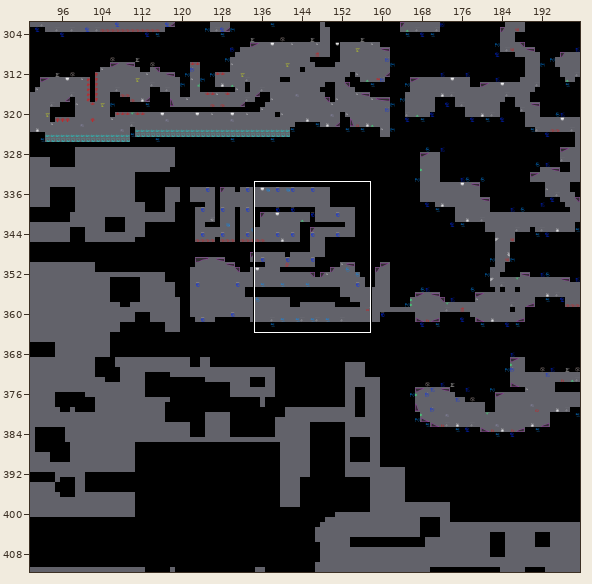
A Tiled map gets an edit: DownloadedData/TheCave.tmx. Above: a wide view before the commit, with the close-up outlined.
Close-up. Before:
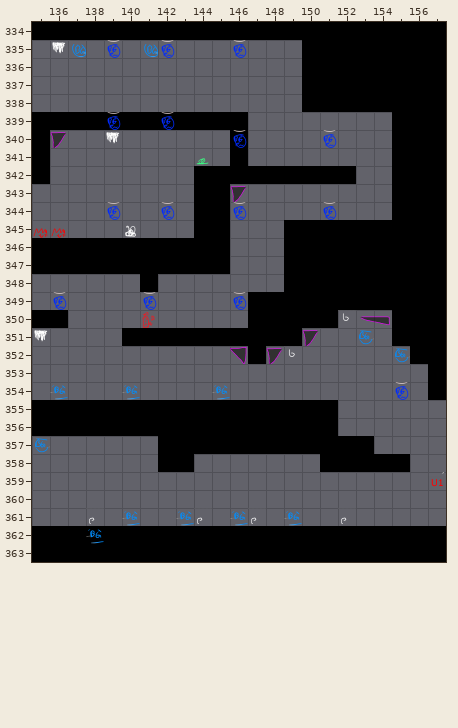
Cells are 120x120 px. Shown: x 135..157, y 334..363. The commit also changed other parts of the map, which this record leaves out.
And afterwards:
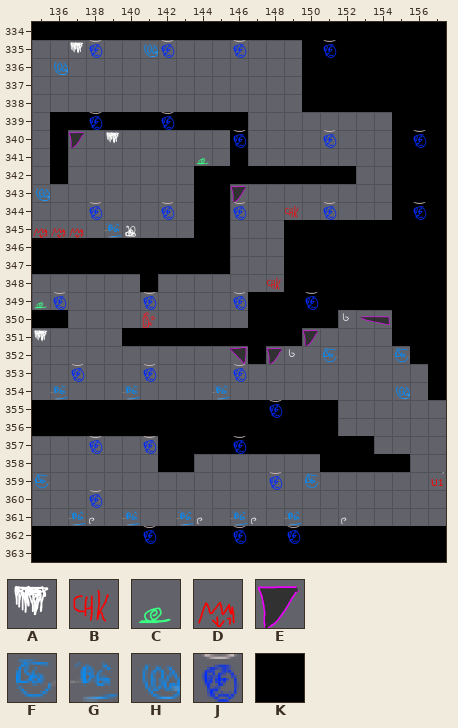
Key: from "UpperCaveObjectTiles": A 12, B 15, C 23, D 28, E 46, F 117, G 118, H 119, J 129; from "UpperCaveTiles": K 12.
_ is an empty cell.
See-through tiles are keyed as they look on the map.
From old to new:
Layer "Level":
y 339: x 135 K -> _
y 340..342: x 135..136 K_ -> _K
Layer "Objects":
y 335: x 136..139 AH_J -> _AJ_; x 151 _ -> J
y 336: x 136 _ -> H
y 339: x 138..139 _J -> J_
y 340: x 136..137 E_ -> _E; x 156 _ -> J
y 343: x 135 _ -> H
y 344: x 138..139 _J -> J_; x 149 _ -> B; x 156 _ -> J
y 345: x 137 _ -> D; x 139 _ -> G
y 348: x 148 _ -> B
y 349: x 135 _ -> C; x 150 _ -> J
y 351: x 153 F -> _
y 352: x 151 _ -> F
y 353: x 137 _ -> J; x 141 _ -> J; x 146 _ -> J
y 354: x 155 J -> H
y 355: x 148 _ -> J
y 357: x 135 F -> _; x 138 _ -> J; x 141 _ -> J; x 146 _ -> J
y 359: x 135 _ -> F; x 148 _ -> J; x 150 _ -> F
y 360: x 138 _ -> J
y 361: x 137 _ -> G
y 362: x 138 G -> _; x 141 _ -> J; x 146 _ -> J; x 149 _ -> J
